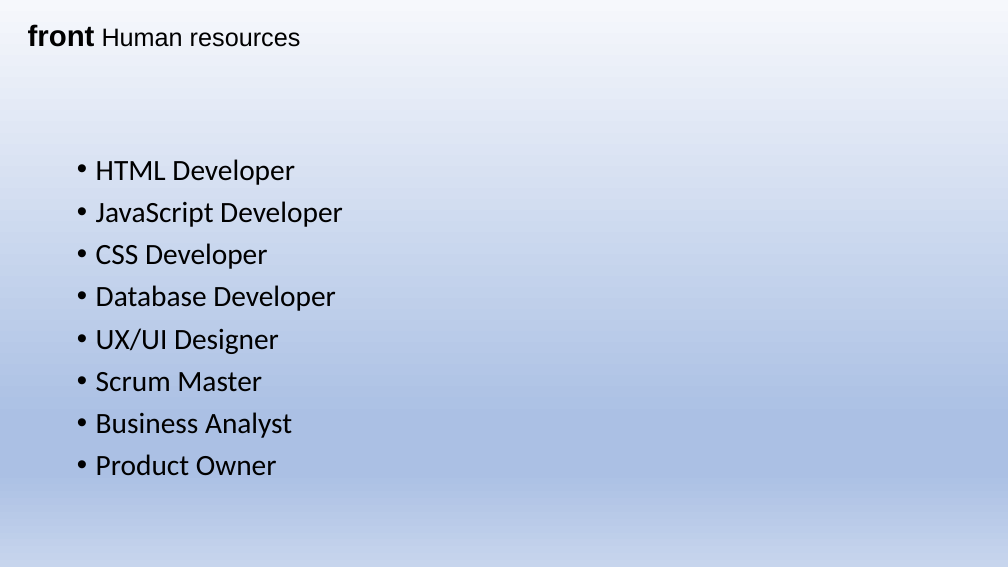
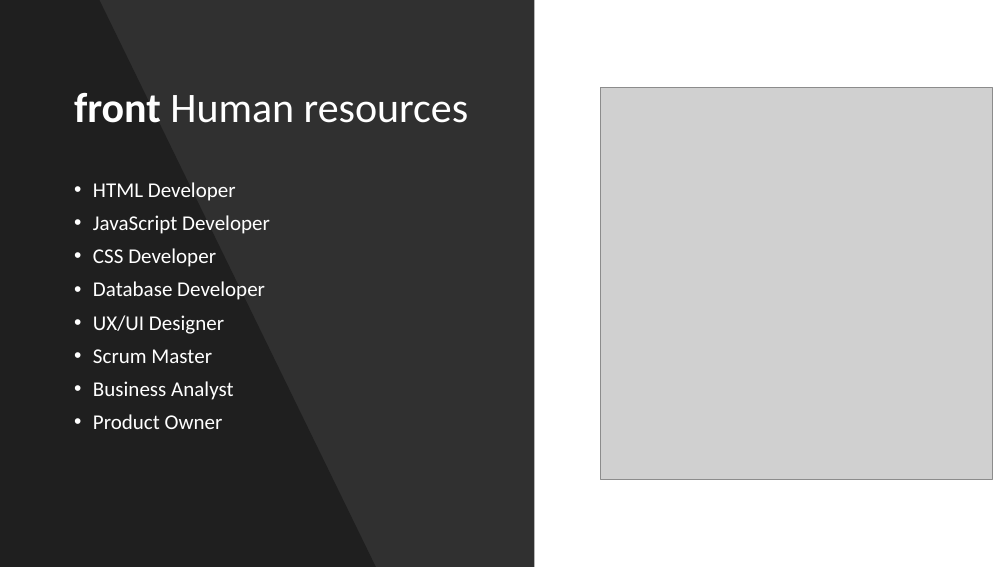
Before and after one commit to aleptra/front, a slide deck: slide 14 of _front.pptx (slide 15 before the commit). Drawn at 1008x567 pixels with LibreOffice and Linux fonts; fonts in the diff are those of the drawing; grey boxes stand for pictures. Boxes give left, top, right and bottom in pixels: in the first picture for what was removed or moved away, otherwise in the second. Text is boxed around its words. In the diff, an @@ line names an element or a change of style, - is before the commit and + after.

```diff
--- a/_front.pptx
+++ b/_front.pptx
@@ background gradient #F6F8FC to #ABC0E4 to #C7D5ED to #000000 @@
@@ rectangle added at (x1=0, y1=0, x2=1008, y2=567), fill #FFFFFF @@
@@ rectangle added at (x1=0, y1=0, x2=535, y2=567), fill #000000 at 81% opacity @@
@@ freeform shape added at (x1=0, y1=0, x2=376, y2=567), fill #000000 at 35% opacity @@
@@ text "front Human resources" moved from (x1=28, y1=24, x2=301, y2=47) to (x1=74, y1=93, x2=469, y2=123) @@
@@ text "front Human resources" at (x1=74, y1=93, x2=469, y2=123): size 28 to 40 pt in "front"; size 24 to 40 pt in "Human resources"; font Arial to Calibri, text colour #000000 to #FFFFFF; line spacing 1 to 0.9; more space between paragraphs; vertical alignment top to middle @@
@@ picture added at (x1=601, y1=88, x2=993, y2=479) @@
@@ text "HTML Developer" moved from (x1=96, y1=159, x2=343, y2=476) to (x1=93, y1=182, x2=270, y2=429) @@
@@ text "HTML Developer" at (x1=93, y1=182, x2=270, y2=429): size 28 to 20 pt, text colour #000000 to #FFFFFF @@
```
Also in this commit, not shown: 15 other slides changed, 8 slides removed.
